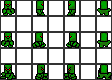
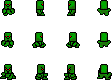
Layer changes from the first 112 x 80 image to the second:
hid "tiles" over left=0, top=0, right=112, bottom=80
